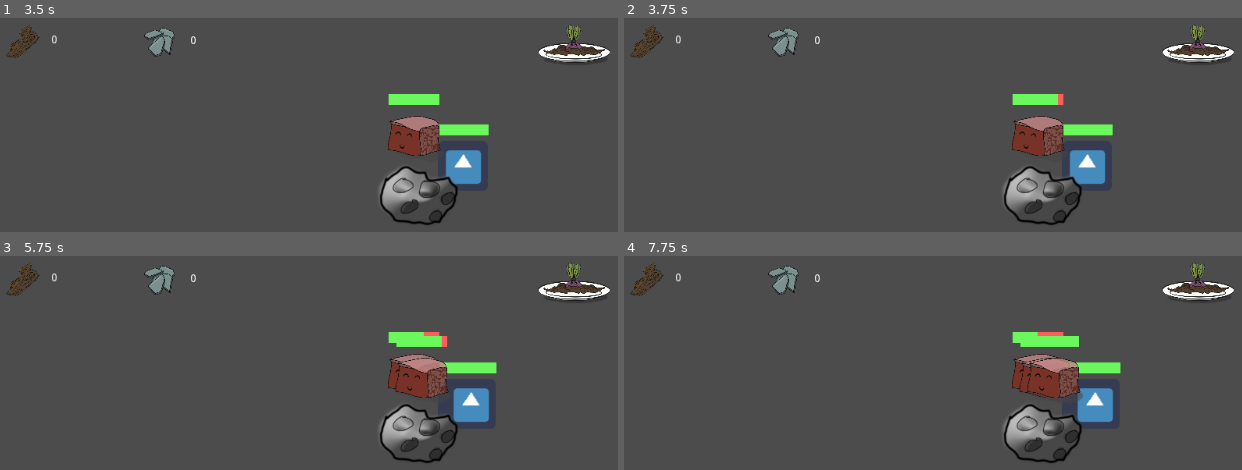
Above: before the commit, frames 1-4 (two rows, left to right).
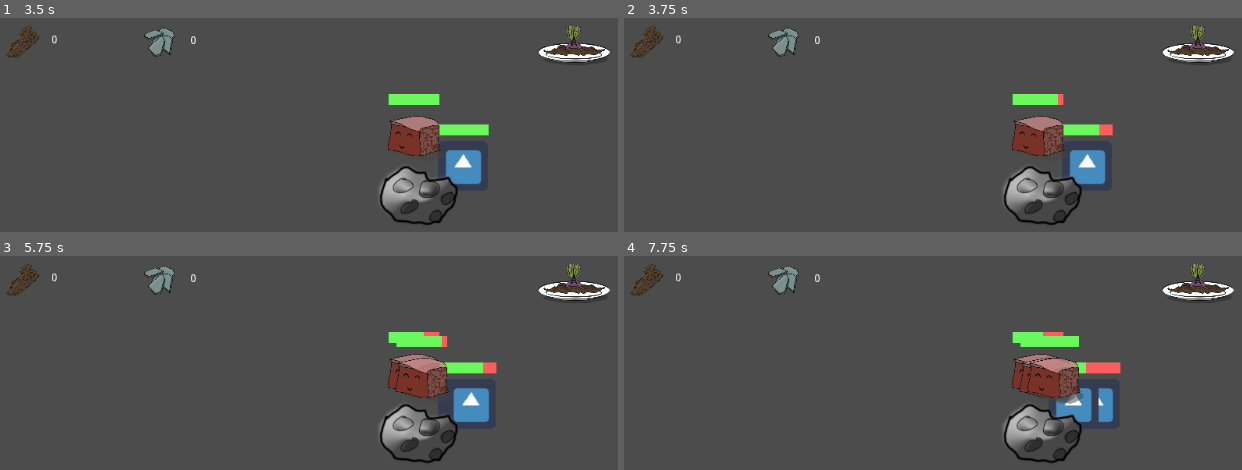
Above: after the commit, the same moments.

Repository: 1501-Intro-To-Game-Design/1501-final-project-2022-the-team-that-is-going-to-kill-thanos
Game: Godot game, scene res://Scenes/LevelScenes/Level1.tscn
Two runs of this game, one before a commit and one after it. Both use one fixed random seed, a clock stepped at 60 frames per second and the inputs below. This scene is started directly instead of the project's main scene. The engine's default icon, where the game draws it, is replaced by a stand-in: a white triangle on a blue panel in a dark square.
Inputs (mouse positions are in pixels of both pictures, inside the frame that each line leads up to):
- Up to frame 1 (3.5 s): tap Enter at 0.5 s; move the mouse to (574, 56) at 0.52 s; click (574, 56) at 0.67 s; tap Space at 1.25 s; move the mouse to (574, 86) at 1.27 s; click (574, 86) at 1.42 s; move the mouse to (451, 133) at 2.02 s; click (451, 133) at 2.17 s; move the mouse to (outside the picture) at 2.77 s; click (outside the picture) at 2.92 s
- Up to frame 2 (3.75 s): tap Enter at 3.5 s; move the mouse to (outside the picture) at 3.52 s; click (outside the picture) at 3.67 s
- Up to frame 3 (5.75 s): move the mouse to (135, 403) at 4.27 s; click (135, 403) at 4.42 s; tap Space at 5 s; move the mouse to (outside the picture) at 5.02 s; click (outside the picture) at 5.17 s
- Up to frame 4 (7.75 s): tap Enter at 5.75 s; move the mouse to (877, 356) at 5.77 s; click (877, 356) at 5.92 s; move the mouse to (1174, 450) at 6.52 s; click (1174, 450) at 6.67 s; tap Space at 7.25 s; move the mouse to (outside the picture) at 7.27 s; click (outside the picture) at 7.42 s

Frame 1 is identical in both runs. In frame 2, 0.1% of the frame differs, in the area x 76-80%, y 49-56%; in frame 3, 0.1%; in frame 4, 0.9%, in the area x 66-81%, y 35-78%.

Commit message:
Fixed Combat

Diff:
--- a/Garden Guardians/Scenes/LevelScenes/Level.tscn
+++ b/Garden Guardians/Scenes/LevelScenes/Level.tscn
@@ -15,9 +15,9 @@
 position = Vector2( 494, 154 )
 
 [node name="Plate" parent="." instance=ExtResource( 5 )]
-position = Vector2( 491, 383 )
+position = Vector2( 493, 331 )
 
 [node name="Plate2" parent="." instance=ExtResource( 5 )]
-position = Vector2( 494, 198 )
+position = Vector2( 493, 151 )
 
 [node name="MovingEnemies" parent="." instance=ExtResource( 6 )]
--- a/Garden Guardians/Scenes/Player.tscn
+++ b/Garden Guardians/Scenes/Player.tscn
@@ -7,19 +7,19 @@
 
 [sub_resource type="SpriteFrames" id=1]
 animations = [ {
+"frames": [ ExtResource( 2 ), ExtResource( 4 ) ],
+"loop": true,
+"name": "Running",
+"speed": 4.0
+}, {
 "frames": [ ExtResource( 3 ) ],
 "loop": true,
 "name": "Standing",
 "speed": 5.0
-}, {
-"frames": [ ExtResource( 2 ), ExtResource( 4 ) ],
-"loop": true,
-"name": "Running",
-"speed": 4.0
 } ]
 
 [sub_resource type="CircleShape2D" id=2]
-radius = 456.07
+radius = 200.878
 
 [node name="Player" type="KinematicBody2D" groups=["Player"]]
 scale = Vector2( 0.25, 0.25 )
--- a/Garden Guardians/Scripts/Unit.gd
+++ b/Garden Guardians/Scripts/Unit.gd
@@ -53,10 +53,16 @@
 		if group == "Traps" and "Traps" in groups_to_check:
 			body.applyEffects($Enemy)
 		if (group == "Morsels" and "Morsels" in groups_to_check) or (group == "Enemies" and "Enemies" in groups_to_check):
-			if not inCombat and not body.inCombat:
-				inCombat = true
-				target = body
-				$Attack.start()
+			if not inCombat:
+				if body.inCombat:
+					if body.target == self:
+						inCombat = true
+						target = body
+						$Attack.start()
+				else:
+					inCombat = true
+					target = body
+					$Attack.start()
 	pass
 
 func prepareAttackTimer():
